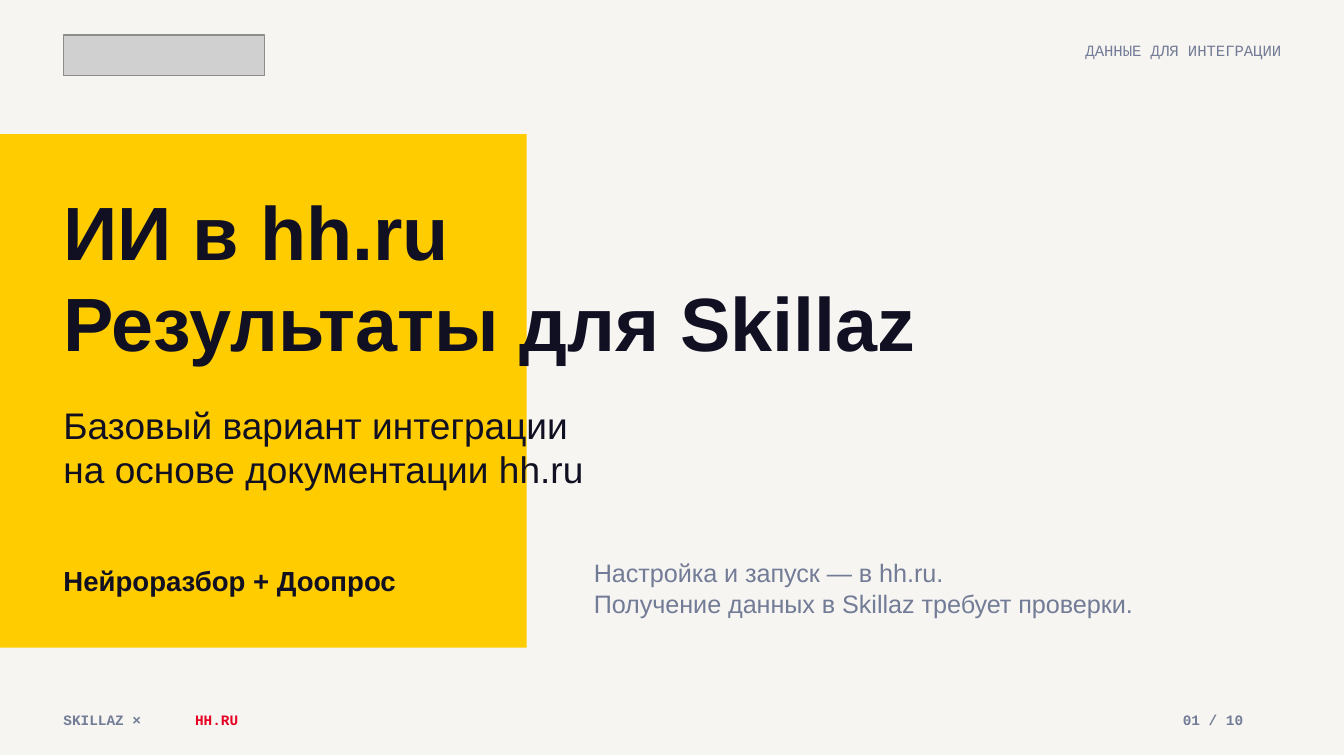
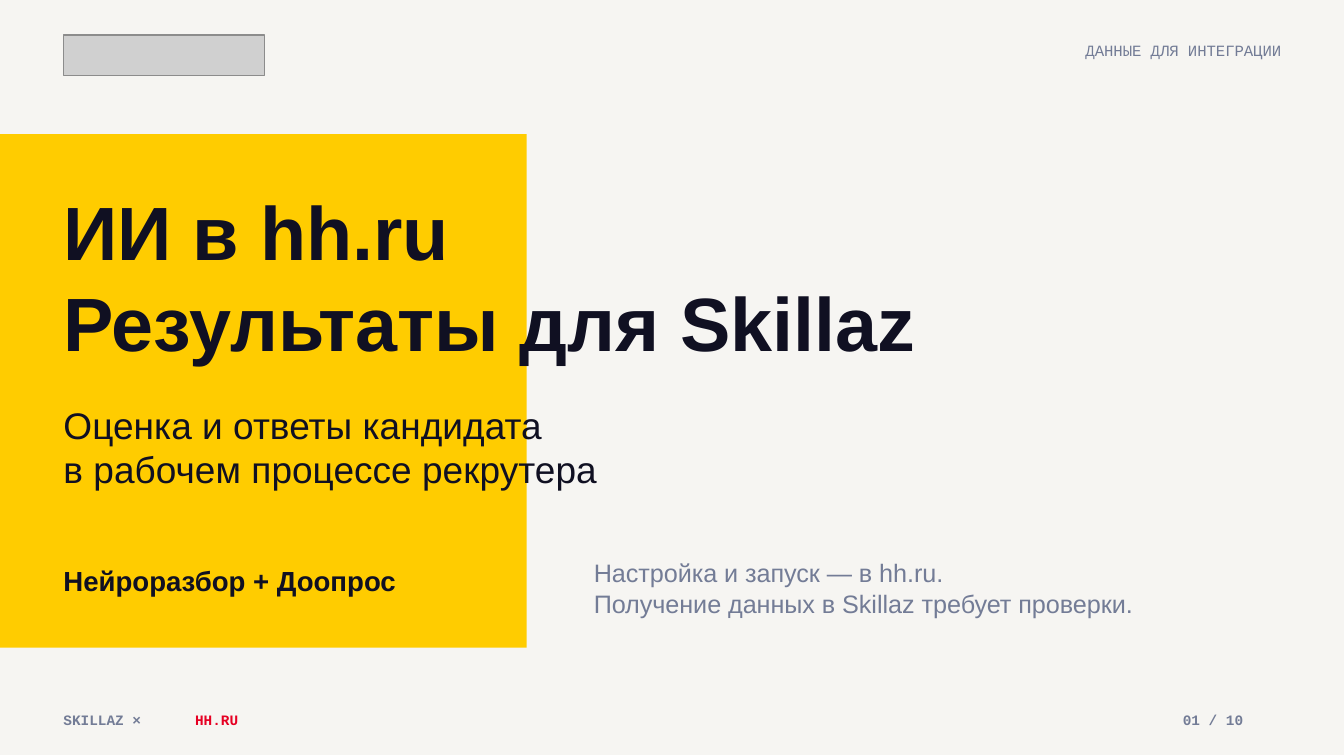
Before and after one commit to nastenakargina17-sudo/skillaz-hh-presentation, a slide deck: slide 1 of Skillaz-hh-Integration.pptx. Drawn at 1344x755 pixels with LibreOffice and Linux fonts; fonts in the diff are those of the drawing; grey boxes stand for pictures. Boxes give left, top, right and bottom in pixels: in the first picture for what was removed or moved away, otherwise in the second. Text is boxed around its words. In the diff, an @@ line names an element or a change of style, - is before the commit and + after.

```diff
--- a/Skillaz-hh-Integration.pptx
+++ b/Skillaz-hh-Integration.pptx
@@ text at <box>63,410,597,490</box>: text changed @@
-Базовый вариант интеграции
-на основе документации hh.ru
+Оценка и ответы кандидата
+в рабочем процессе рекрутера
```
Also in this commit, not shown: 5 other slides changed, 1 other file.
